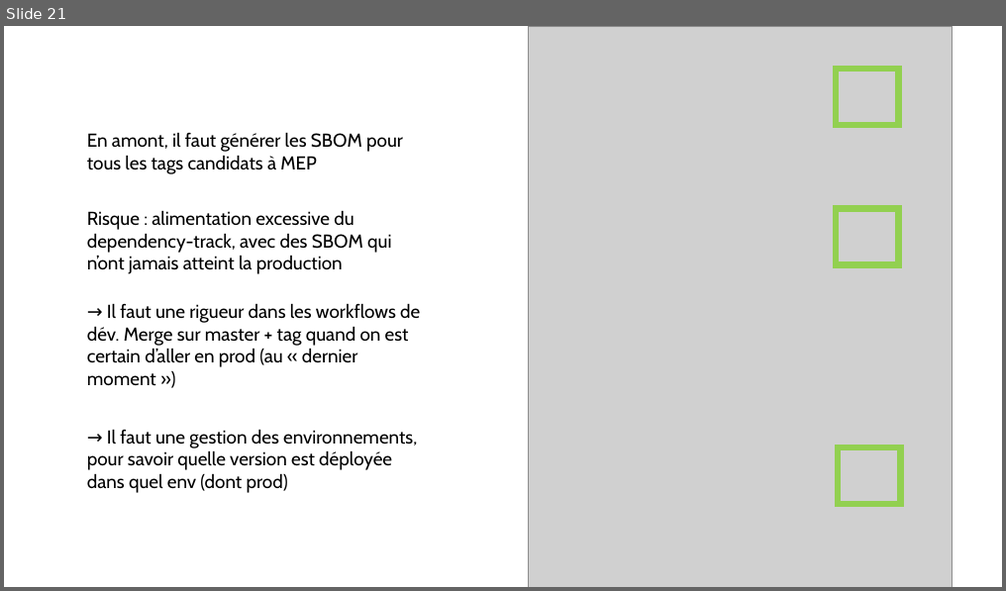
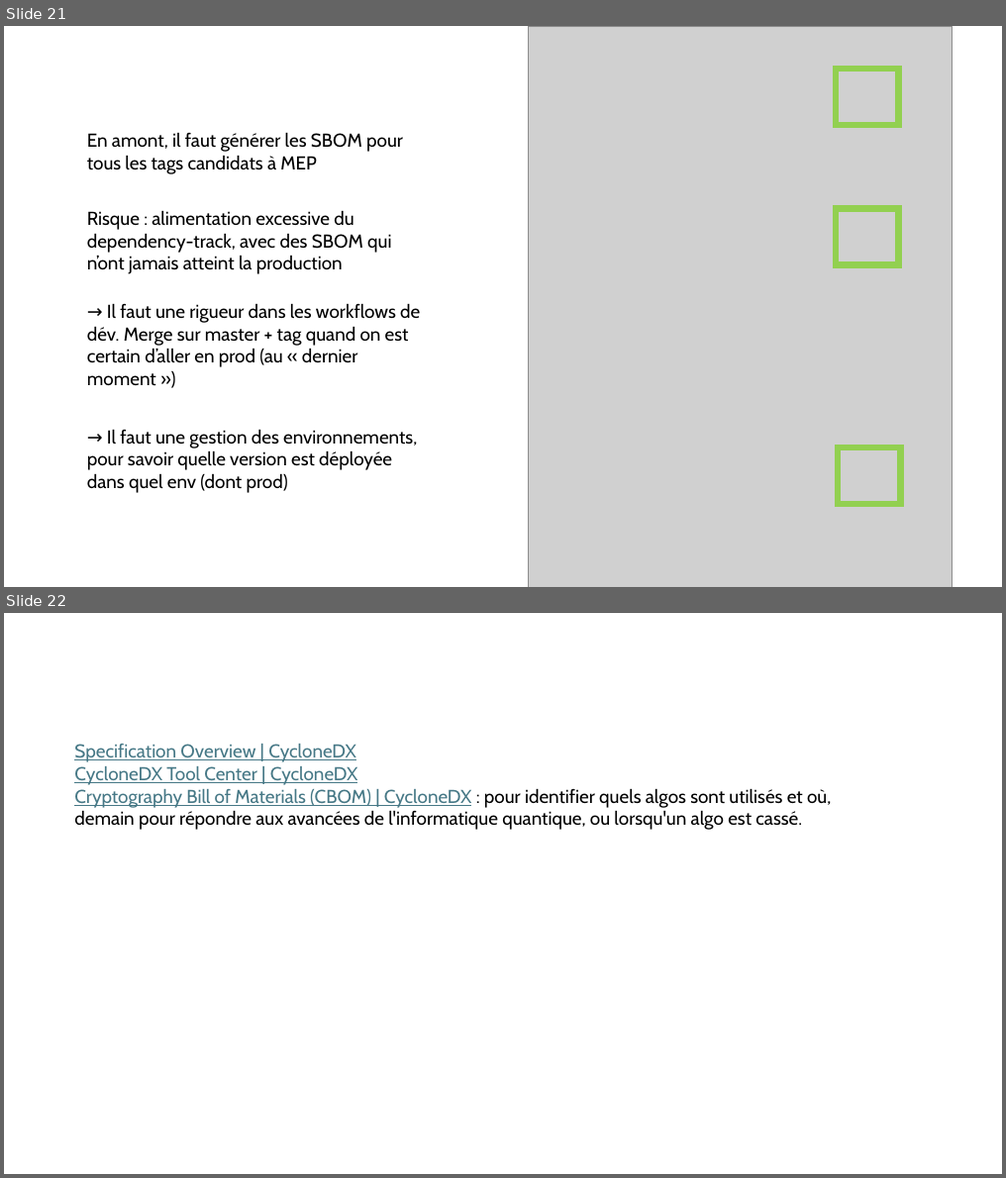
Before and after one commit to avergnaud/sboms, a slide deck: SBOM.pptx. Shown one above the other, each under a label of ours: slide 21 before the commit, slides 21 and 22 after it. The pictures are 1006x591 and 1006x1178 pixels, drawn with LibreOffice and Linux fonts; fonts in the diff are those of the drawing; grey boxes stand for pictures. Boxes give left, top, right and bottom in pixels: in the first picture for what was removed or moved away, otherwise in the second. Text is boxed around its words. In the diff, an @@ line names an element or a change of style, - is before the commit and + after.

```diff
--- a/SBOM.pptx
+++ b/SBOM.pptx
@@ slide 22 added at [4, 613, 1002, 1174], background #FFFFFF @@
@@ text added at [74, 744, 831, 830], 18 pt, text #000000 @@
+Specification Overview | CycloneDX
+CycloneDX Tool Center | CycloneDX
+Cryptography Bill of Materials (CBOM) | CycloneDX : pour identifier quels algos sont utilisés et où, demain pour répondre aux avancées de l'informatique quantique, ou lorsqu'un algo est cassé.
```
Also in this commit, not shown: 2 slides changed, 4 other files.
